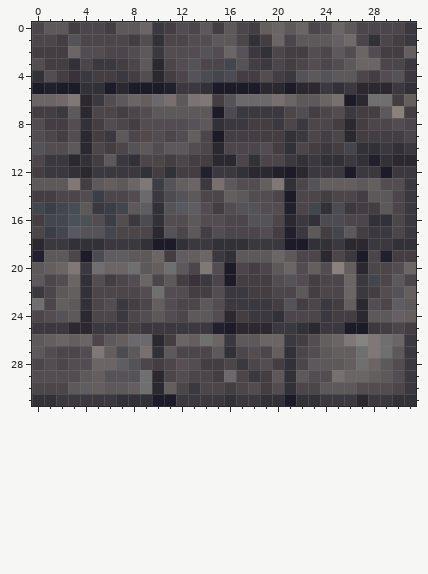
A pixel-art sprite gets an edit: _game/textures/stone_wall.png. The first picture shows the starting point.
The file is 32x32 pixels. Colours within 5 levels of each other are drawn and written as one.
And afterwards:
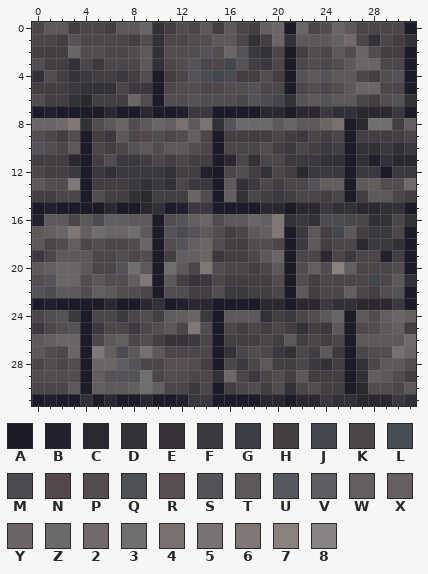
Palette (. is transparent): A #1c1b27  B #22202c  C #2c2830  D #333138  E #3a323a  F #3b383f  G #3b3e45  H #443e43  J #43464c  K #4c464b  L #464d53  M #4c4b51  N #53494b  P #534d51  Q #4c5156  R #594e52  S #565358  T #5d585a  U #56595f  V #5f5d62  W #655e5f  X #666065  Y #6c6565  Z #6b696b  2 #726a6a  3 #706f70  4 #77706e  5 #797374  6 #7f7877  7 #8a817d  8 #888383
Difference:
@@ x 0..31 @@
- 0 KTTHKKHTTYFHPKTHTKHWYTYKPYTKKKKF
- 1 KKHSKKKKHPDKKPPTTKDHYKTTTX2KDKHF
- 2 HHHYPPKKPTFPPPSPYSFDKHHPKTPYPHHW
- 3 PHHDKFFHKTCKPSKKJSHFKHKPKPTYYKKF
- 4 DPHEFHHFHPCHKSMJMHHPHFSTSTTKHPSF
- 5 ABAADDACAAABFFDAAAACCACCFDFCCCFD
- 6 YY26CFPTYWZ4T56HSZZZ4YTTY4AC33HW
- 7 HHFTCKKHKPTTTTTAMFFFFKPHKPFHHT7H
- 8 PHHPDHPKHPPPPSTDFFHHFKFKKHCHKKPK
- 9 PKHPCHFTKNPKPWKAHHHHHDFKHKCHHHHK
-10 SPPTCKHKSTPTTPKCKKKPHDKHFHJDDFDF
-11 KFFCDHTFDKKHKHHCCKDKKFDFDDFDBDCC
-12 HFFDCFFFFDHDHHBFFDCCBACFFFAFFAFF
-13 TTT6HTWTY6GSWYF4TPPW6DKSWWWTWPPF
-14 HHKKPGKKPZFMSTKKWTPPKAKKHKKHTTKF
-15 JGJLTFGJTVDSUVPHPSSPPBKJDMFHHTKF
-16 HJJQQPGPFMDPPTPPKKSSKCFDMMKKDDKF
-17 KGJUSSJKKKCSKTHPKKKPHBFTHJTHFFKF
-18 CFFDDDFFFDAADFFDDDFFFAADDFCCFFDD
-19 BTTKAMVVTTYHVWYFDTTTYTKKCKFAKBHH
-20 TWY6F3YY3TW3TK6PAKHKTYPWP7WCKKPY
-21 TKPYDPHKPYKTHEFKAHHHPSPHKKYFJKTK
-22 FKTWDKKKKP3PPHHPFFHHKKTHKKYFHPSW
-23 3KWTDKPFHKWPKKTPFFFFHSHKFHWCPKVT
-24 KPSTCKKFKPTPKTTPCHFFDKKKFHHCTTXW
-25 FFFCCFFFHFFFFFFBACCCFFDCFFAAFHKH
-26 TWYWYKTWZZCHYW3YFTTYYFHPWY6863YF
-27 TPKKP6WMT4DTKKKTDKPKWDKPTWW363TF
-28 KPKPPYYVSKHKRPHHKFKPHDKTTTW3YTPF
-29 PPPPTWSSS3CKPKKHZKFHTDTPP4YYWTPF
-30 KKKTVWTTW3CWKFKKHKPHPDKKTTTPPPKF
-31 DDFFFFFDDDAAFFFFDFFDDADDFFFCFFDD
+ 0 KTTHKKHTTYDHPKTHTKHWYAYKPYTKKKKA
+ 1 KKHSKKKKHPDKKPPTTKDHYDTTTX2KDKHD
+ 2 HHHYPPKKPTDPPPSPYSFDKAHPKTPYPHHA
+ 3 PHHDKFKKKTDKPSKKJSHFKAKPKPTYYKKA
+ 4 DPHEFHHFHPAHKSMJMHHPHASTSTTKHPSA
+ 5 HHHFDDDKFFAKPPKKPPSKKAKPKPTYYKKA
+ 6 PHHDCHHHYPAPPSPPPKSMJDSTSTTKHPSD
+ 7 ABAAAACAACAABFFAAAACCACCFDDCCCFA
+ 8 YY26DPTYPTYW4T5DSZZZTYTTY4AC33HW
+ 9 PKHPAHFTKNPKPWKAHHHHKHFKHKAHHHHK
+10 SPKTAKHKSTPTTPKAKKKPHFKHFHADDFDF
+11 HHHCAHPFFHKHKHHACKDKKFFFDDADBDCC
+12 KHHFAFDFFFFDHHBAKPHDKHCFFFAFFAFF
+13 TPP6AHHHFDFDKFFATDFKHKKSWWATWPP2
+14 HHKKAPHHDCHHHYPAWDKHFHKKHKAHTTKH
+15 ABAAAACAACDABFFAAAACCACCFDDCCDDA
+16 BTTKTMVVTTAPSWYPTTYW6DFDMMKKDDKD
+17 TWY6W3YY3TASMSTPHKTW6AFTHJTHFFKA
+18 TKPWKPKKPYAPSWYPHHPPKAFTHKKCFFDA
+19 FKTTTKKPKPAHVWYFHHKTYAKKCKFKKBHA
+20 TWYYTKKS3TA3TK6PKKHKTAPWP7WKKKPA
+21 PSYYPTPPW6ATHEFKHHHHPAPHKKKKJKTD
+22 SMTTPWTPPKAPPHHPFFHHKATHKKWKHPSA
+23 ABAAAACAACDABCCAAAACCACCFDDCCCFA
+24 KPSFAKKFKPHVWYFATTTDHFKPTYATPWYW
+25 FKPSAFKKFKPTK6PAKHKHKHDHFTANPTWH
+26 TWYYAKTWKPHEEFKAHHHKHTHKHKATTTT2
+27 TPKYA6WMT4TKKKKADKPKFDKHTFAKPP4Y
+28 KPKPAYYVSKKRRPHAKFKTHHKFDHADKTTP
+29 PPPPAWSSS3KPPKKDZKFKPHTHHHADWTPH
+30 KKKTAWTTW3WKKFKAHKPHPDKPHHACPPKT
+31 ABAADACAACAABFFAAAACCACCFDDCCCFD
Where, in picture pixels (left, top, right, bottom), the same in both pictures:
changed: (32, 22, 416, 406)
